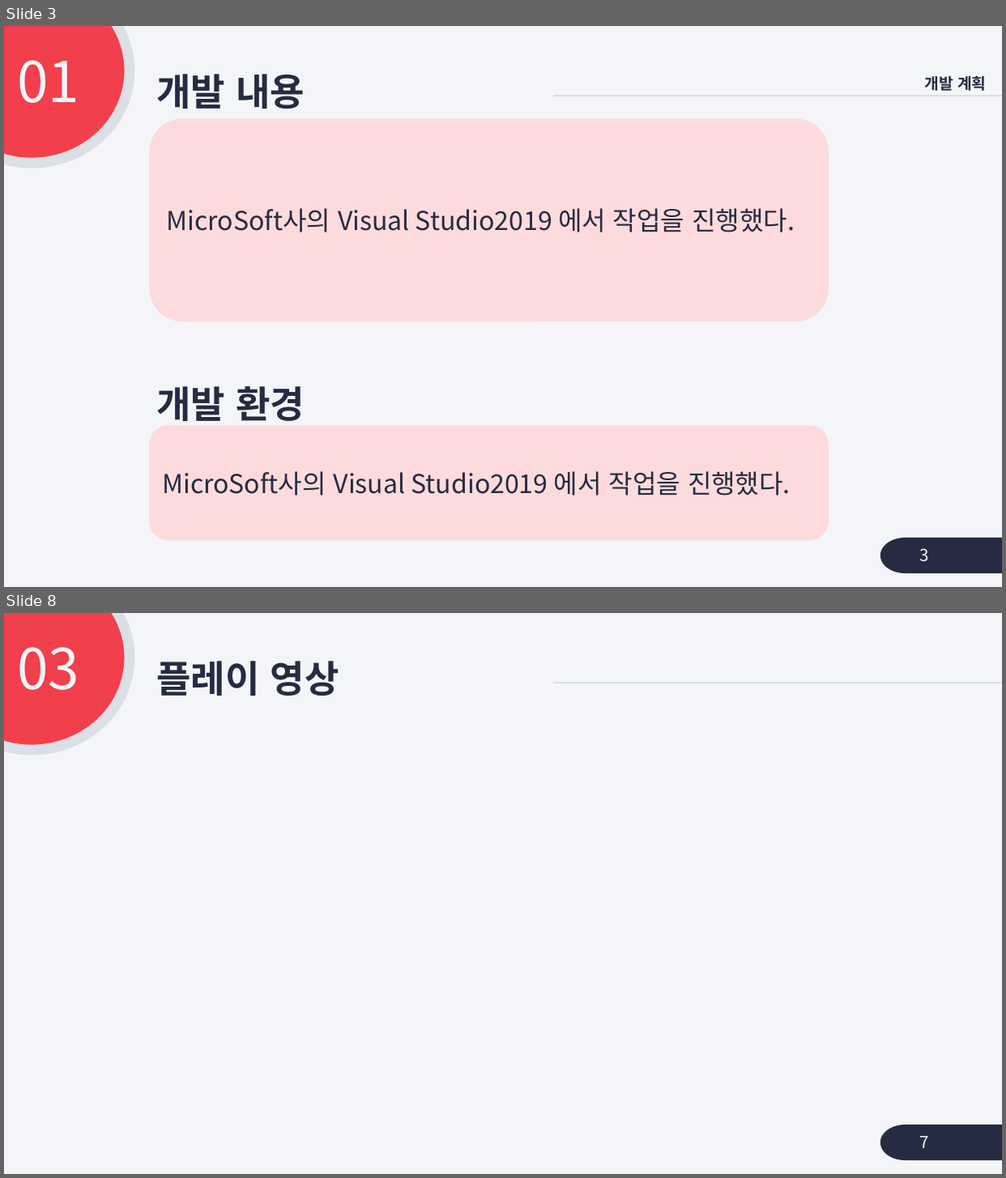
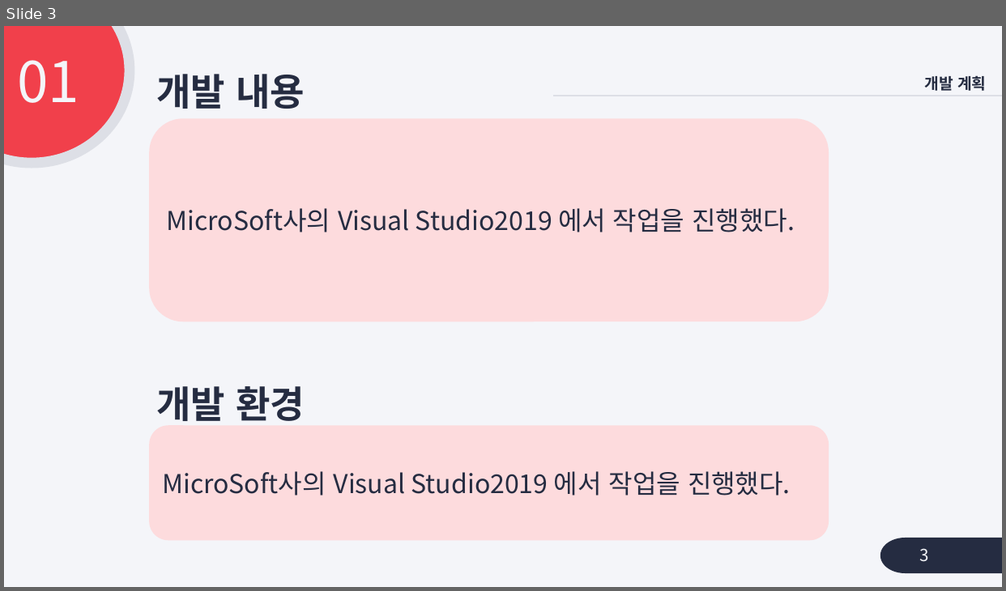
Before and after one commit to jymin0/Survival_Game, a slide deck: 최종 발표 자료.pptx. Shown one above the other, each under a label of ours: slides 3 and 8 before the commit, slide 3 after it; the slides between them are not shown. The pictures are 1006x1178 and 1006x591 pixels, drawn with LibreOffice and Linux fonts; fonts in the diff are those of the drawing. Boxes give left, top, right and bottom in pixels: in the first picture for what was removed or moved away, otherwise in the second. Text is boxed around its words. In the diff, an @@ line names an element or a change of style, - is before the commit and + after.

```diff
--- a/최종 발표 자료.pptx
+++ b/최종 발표 자료.pptx
@@ slide 8 removed at (4,613,1002,1174), background #F4F5F9; not listed: 3 template elements that a slide beside it also shows @@
@@ text removed at (17,647,79,690) @@
-03
@@ title removed at (156,661,339,696) @@
-플레이 영상
@@ text removed at (920,1136,929,1148) @@
-7
```
Also in this commit, not shown: 6 slides changed, 1 slide added, 1 other slide removed.
